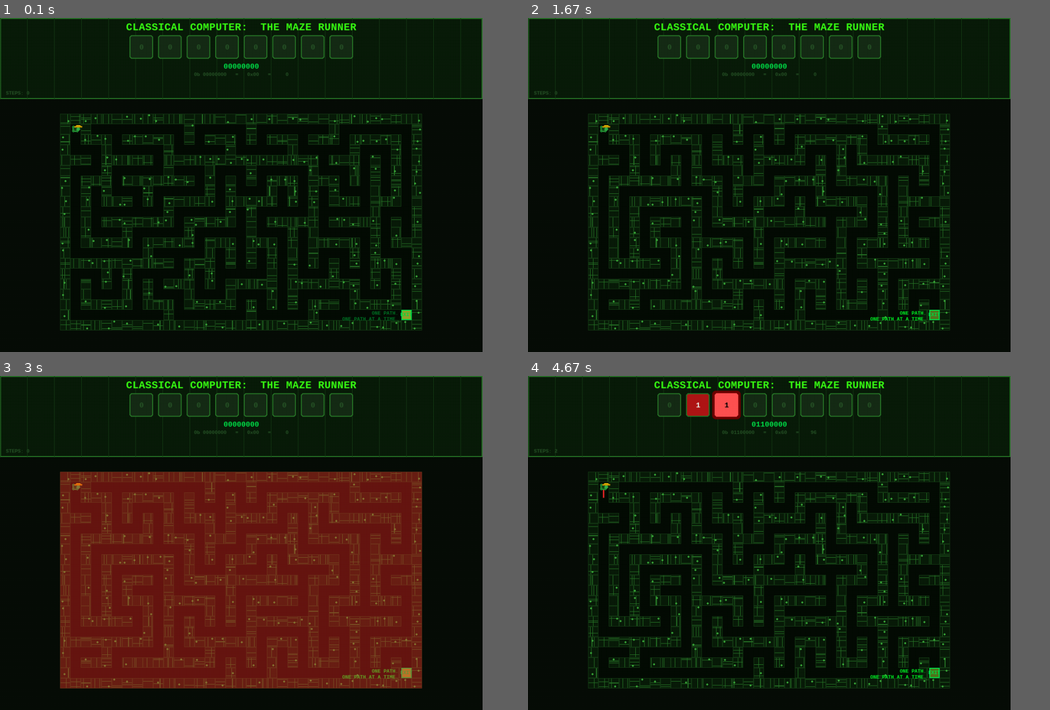
Above: before the commit, frames 1-4 (two rows, left to right).
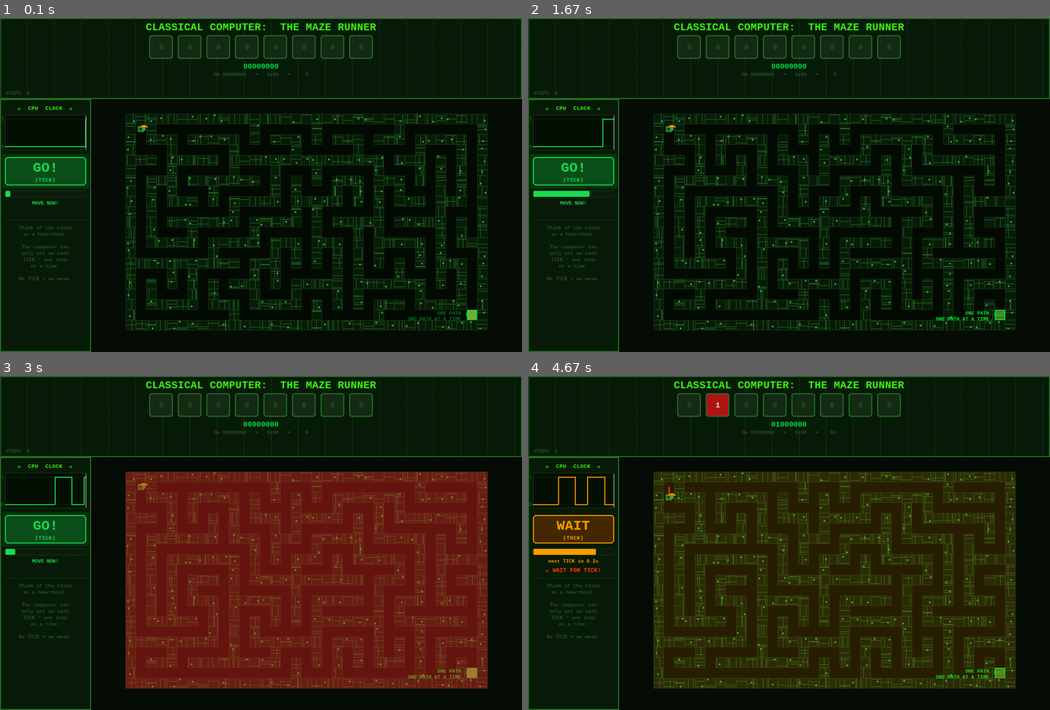
Above: after the commit, the same moments.

Repository: parzival1401/mobile_quantum-
Game: pygame game, started from classical_maze_pygame.py
Two runs of this game, one before a commit and one after it. Both use one fixed random seed, a clock stepped at 60 frames per second and the inputs below.
Inputs:
- Up to frame 1 (0.1 s): no input
- Up to frame 2 (1.67 s): hold R 0.33-0.8 s; hold Right 0.33-0.8 s; hold R 0.83-1.3 s; hold Right 0.83-1.3 s
- Up to frame 3 (3 s): hold Up 1.83-2.3 s; hold Right 2.33-2.8 s; hold Left from 2.83 s (still down)
- Up to frame 4 (4.67 s): release Left at 3.37 s; hold Down 3.4-3.87 s; hold Left 3.9-4.3 s; hold Up from 4.33 s (still down)
In our replay, the window is 832x577 before the commit and 900x577 after it. These sizes can differ from the game's own. Grey fills any space a smaller window leaves; there, only what the larger window draws over its background counts as a difference.

The runs differ from the first frame. In frame 1, 16% of the frame differs, in the area x 0-100%, y 0-100%; in frame 2, 17%; in frame 3, 25%; in frame 4, 51%.

Commit message:
Add CPU clock gate to pygame maze — move only on TICK
- Left panel shows live scrolling square wave (GO!/WAIT)
- Player input is blocked during TOCK phase; amber overlay + warning shown
- Progress bar counts down to next TICK with seconds remaining
- Non-technical heartbeat explanation in panel
- Clock: 70-frame TICK (1.2s), 50-frame TOCK (0.8s) at 60fps

Co-Authored-By: Claude Sonnet 4.6 <noreply@anthropic.com>

Diff:
--- a/classical_maze_pygame.py
+++ b/classical_maze_pygame.py
@@ -3,8 +3,12 @@
 =================================================================
 Quantum Exhibition  |  Classical vs Quantum Computing
 
-ZONE 1  (top 1/4 )  : 8-bit switch panel — one bit flips & glows red each move
-ZONE 2  (bottom 3/4): Circuit-board maze with animated turtle-in-hard-hat avatar
+ZONE 1  (top 1/4 )  : 8-bit switch panel  — one bit flips & glows red per move
+ZONE 2  (bottom 3/4): Clock panel (left) + Circuit-board maze (right)
+
+Clock rule: the player can ONLY move during the TICK (GO!) phase of the clock.
+            Trying to move during TOCK (WAIT) shows a warning and blocks the move.
+            This mirrors how a real CPU can only execute one instruction per clock cycle.
 
 Controls: Arrow keys   R = new maze   ESC = quit
 """
@@ -13,14 +17,16 @@
 import sys
 import random
 import math
+from collections import deque
 
 # ─────────────────────────────────────────────────────────────────────────────
 # Display
 # ─────────────────────────────────────────────────────────────────────────────
-WIDTH, HEIGHT = 980, 680
-ZONE1_H = 165          # bit-status panel  (≈ 1/4)
-ZONE2_H = HEIGHT - ZONE1_H
-FPS = 60
+WIDTH, HEIGHT  = 1060, 680
+ZONE1_H        = 165           # top bit-status panel  (≈ 1/4)
+ZONE2_H        = HEIGHT - ZONE1_H
+CLOCK_PANEL_W  = 185           # left clock column inside Zone 2
+FPS            = 60
 
 pygame.init()
 screen = pygame.display.set_mode((WIDTH, HEIGHT))
@@ -45,7 +51,10 @@
 BIT_ON      = (175, 22, 22)
 BIT_GLOW    = (255, 82, 82)
 DIM         = (40,  85, 40)
-DARK_GRN    = (15,  45, 15)
+AMBER       = (255, 160,  0)
+AMBER_DIM   = (100, 62,  0)
+GO_GREEN    = (30, 220, 80)
+GO_DIM      = (12,  80, 30)
 
 # ─────────────────────────────────────────────────────────────────────────────
 # Fonts
@@ -58,29 +67,46 @@
             pass
     return pygame.font.Font(None, size)
 
-F_TITLE = _font(21)
-F_MED   = _font(15)
-F_SM    = _font(12)
-F_LARGE = _font(30)
-F_XSM   = _font(10)
-
-# ─────────────────────────────────────────────────────────────────────────────
-# Maze parameters & generation
-# ─────────────────────────────────────────────────────────────────────────────
-MAZE_COLS, MAZE_ROWS = 17, 10   # logical cells  (larger = more complex path)
+F_TITLE  = _font(21)
+F_MED    = _font(15)
+F_SM     = _font(12)
+F_LARGE  = _font(30)
+F_XSM    = _font(10)
+F_CLOCK  = _font(28)        # big GO! / WAIT label
+F_CLKSUB = _font(11)
+
+# ─────────────────────────────────────────────────────────────────────────────
+# Clock constants
+# ─────────────────────────────────────────────────────────────────────────────
+CLOCK_PERIOD     = 120        # frames per full cycle  (2 s at 60 fps)
+CLOCK_TICK_FRAMES = 70        # frames the clock is HIGH  ("TICK / GO!")
+#                               remaining 50 frames = LOW  ("TOCK / WAIT")
+
+WAVE_W           = CLOCK_PANEL_W - 20   # pixels wide for the waveform
+WAVE_SAMPLES     = WAVE_W               # one sample per pixel column
+WAVE_SAMPLE_EVERY = 2                   # sample clock state every N frames
+
+# ─────────────────────────────────────────────────────────────────────────────
+# Maze parameters
+# ─────────────────────────────────────────────────────────────────────────────
+MAZE_COLS, MAZE_ROWS = 17, 10
 GRID_W = 2 * MAZE_COLS + 1
 GRID_H = 2 * MAZE_ROWS + 1
 
-CELL = min((ZONE2_H - 60) // GRID_H, (WIDTH - 40) // GRID_W)
-MAZE_PX_W = GRID_W * CELL
-MAZE_PX_H = GRID_H * CELL
-MAZE_OX   = (WIDTH - MAZE_PX_W) // 2
-MAZE_OY   = ZONE1_H + 30
+MAZE_AREA_W = WIDTH - CLOCK_PANEL_W
+CELL        = min((ZONE2_H - 60) // GRID_H, (MAZE_AREA_W - 30) // GRID_W)
+MAZE_PX_W   = GRID_W * CELL
+MAZE_PX_H   = GRID_H * CELL
+MAZE_OX     = CLOCK_PANEL_W + (MAZE_AREA_W - MAZE_PX_W) // 2
+MAZE_OY     = ZONE1_H + 30
 
 PLAYER_START = [1, 1]
 GOAL_POS     = [GRID_H - 2, GRID_W - 2]
 
 
+# ─────────────────────────────────────────────────────────────────────────────
+# Maze generation
+# ─────────────────────────────────────────────────────────────────────────────
 def generate_maze(cols, rows):
     gw, gh = 2 * cols + 1, 2 * rows + 1
     grid = [[True] * gw for _ in range(gh)]
@@ -105,7 +131,6 @@
 
 
 def build_wall_decor(maze):
-    """Pre-generate deterministic circuit-board decorations per wall cell."""
     decor = {}
     for r in range(GRID_H):
         for c in range(GRID_W):
@@ -130,8 +155,8 @@
         for c in range(GRID_W):
             x, y = c * CELL, r * CELL
             if maze[r][c]:
-                pygame.draw.rect(surf, PCB_DARK,  (x, y, CELL, CELL))
-                pygame.draw.rect(surf, PCB_MID,   (x, y, CELL, CELL), 1)
+                pygame.draw.rect(surf, PCB_DARK, (x, y, CELL, CELL))
+                pygame.draw.rect(surf, PCB_MID,  (x, y, CELL, CELL), 1)
                 for d in decor.get((r, c), []):
                     if d[0] == 'h':
                         pygame.draw.line(surf, PCB_TRACE,
@@ -145,9 +170,9 @@
 
 
 # ─────────────────────────────────────────────────────────────────────────────
-# Game state (mutable, reset-able)
-# ─────────────────────────────────────────────────────────────────────────────
-maze      = generate_maze(MAZE_COLS, MAZE_ROWS)
+# Game state
+# ─────────────────────────────────────────────────────────────────────────────
+maze       = generate_maze(MAZE_COLS, MAZE_ROWS)
 wall_decor = build_wall_decor(maze)
 maze_surf  = build_maze_surface(maze, wall_decor)
 
@@ -162,11 +187,19 @@
 wall_flash = 0
 tick       = 0
 
+# Clock state
+clock_phase   = 0          # frame index within current period (0 … CLOCK_PERIOD-1)
+clk_history   = deque([0] * WAVE_SAMPLES, maxlen=WAVE_SAMPLES)  # 0=LOW, 1=HIGH
+clk_blocked   = 0          # frames to show "wait for tick!" warning
+
+
+def clock_is_high():
+    return clock_phase < CLOCK_TICK_FRAMES
+
 
 # ─────────────────────────────────────────────────────────────────────────────
 # Helpers
 # ─────────────────────────────────────────────────────────────────────────────
-
 def cell_center(row, col):
     return (MAZE_OX + col * CELL + CELL // 2,
             MAZE_OY + row * CELL + CELL // 2)
@@ -175,20 +208,15 @@
 # ─────────────────────────────────────────────────────────────────────────────
 # Drawing — Zone 1: bit panel
 # ─────────────────────────────────────────────────────────────────────────────
-
 def draw_bit_panel():
     pygame.draw.rect(screen, PCB_DARK, (0, 0, WIDTH, ZONE1_H))
     pygame.draw.rect(screen, PCB_TRACE, (0, 0, WIDTH, ZONE1_H), 2)
-
-    # Subtle vertical lines (PCB feel)
     for x in range(0, WIDTH, 55):
         pygame.draw.line(screen, PCB_MID, (x, 0), (x, ZONE1_H))
 
-    # Title
     t = F_TITLE.render("CLASSICAL COMPUTER:  THE MAZE RUNNER", True, NEON_GREEN)
     screen.blit(t, ((WIDTH - t.get_width()) // 2, 7))
 
-    # 8 bit switches
     BW, BH = 48, 48
     GAP    = 10
     TW     = 8 * BW + 7 * GAP
@@ -215,28 +243,179 @@
         screen.blit(v, (rect.centerx - v.get_width() // 2,
                         rect.centery - v.get_height() // 2))
 
-    # Binary string + decoded value
     bin_str = "".join(str(b) for b in bits)
     dec_val = int(bin_str, 2)
-
     bs = F_MED.render(bin_str, True, BRIGHT_GRN)
     screen.blit(bs, ((WIDTH - bs.get_width()) // 2, by + BH + 7))
-
     dv = F_XSM.render(
-        f"0b {bin_str}   =   0x{dec_val:02X}   =   {dec_val:3d}",
-        True, DIM,
-    )
+        f"0b {bin_str}   =   0x{dec_val:02X}   =   {dec_val:3d}", True, DIM)
     screen.blit(dv, ((WIDTH - dv.get_width()) // 2, by + BH + 26))
-
-    # Step counter
     sc = F_XSM.render(f"STEPS: {move_count}", True, DIM)
     screen.blit(sc, (12, ZONE1_H - 18))
 
 
 # ─────────────────────────────────────────────────────────────────────────────
+# Drawing — Clock panel  (left side of Zone 2)
+# ─────────────────────────────────────────────────────────────────────────────
+def draw_clock_panel():
+    px, py = 0, ZONE1_H
+    pw, ph = CLOCK_PANEL_W, ZONE2_H
+
+    # Background
+    pygame.draw.rect(screen, PCB_DARK, (px, py, pw, ph))
+    pygame.draw.rect(screen, PCB_TRACE, (px, py, pw, ph), 2)
+
+    is_high = clock_is_high()
+    y = py + 12
+
+    # ── Title ────────────────────────────────────────────────────────────
+    title = F_CLKSUB.render("⚡  CPU  CLOCK  ⚡", True, NEON_GREEN)
+    screen.blit(title, (px + (pw - title.get_width()) // 2, y))
+    y += 20
+
+    # ── Square wave ──────────────────────────────────────────────────────
+    wave_x  = px + 10
+    wave_y  = y
+    wave_h  = 72
+    high_y  = wave_y + 8           # y for HIGH level line
+    low_y   = wave_y + wave_h - 8  # y for LOW level line
+
+    # Wave background box
+    pygame.draw.rect(screen, (5, 18, 5), (wave_x, wave_y, WAVE_W, wave_h))
+    pygame.draw.rect(screen, PCB_MID,   (wave_x, wave_y, WAVE_W, wave_h), 1)
+
+    # Reference lines (dim)
+    pygame.draw.line(screen, (15, 40, 15), (wave_x, high_y), (wave_x + WAVE_W, high_y), 1)
+    pygame.draw.line(screen, (15, 40, 15), (wave_x, low_y),  (wave_x + WAVE_W, low_y),  1)
+
+    # Draw waveform as a polyline
+    hist = list(clk_history)
+    pts  = []
+    for i, s in enumerate(hist):
+        xp = wave_x + i
+        yp = high_y if s else low_y
+        # Insert vertical segment on transitions
+        if i > 0 and hist[i] != hist[i - 1]:
+            pts.append((xp, high_y if hist[i - 1] else low_y))
+        pts.append((xp, yp))
+
+    if len(pts) >= 2:
+        wave_color = GO_GREEN if is_high else AMBER
+        pygame.draw.lines(screen, wave_color, False, pts, 2)
+
+    # Cursor — bright vertical line at rightmost sample
+    cursor_x = wave_x + WAVE_W - 1
+    pygame.draw.line(screen, WHITE, (cursor_x, wave_y + 2), (cursor_x, wave_y + wave_h - 2), 1)
+
+    # Labels "1" / "0" on the side
+    lbl1 = F_XSM.render("1", True, DIM)
+    lbl0 = F_XSM.render("0", True, DIM)
+    screen.blit(lbl1, (wave_x - 8, high_y - 5))
+    screen.blit(lbl0, (wave_x - 8, low_y  - 5))
+
+    y += wave_h + 14
+
+    # ── Big state indicator ───────────────────────────────────────────────
+    ind_w, ind_h = pw - 20, 58
+    ind_x = px + 10
+    ind_y = y
+
+    if is_high:
+        bg_col   = (12, 80, 28)
+        border_c = GO_GREEN
+        label    = "GO!"
+        sub      = "(TICK)"
+        txt_col  = GO_GREEN
+    else:
+        bg_col   = (70, 42, 0)
+        border_c = AMBER
+        label    = "WAIT"
+        sub      = "(TOCK)"
+        txt_col  = AMBER
+
+    # Glow behind box when GO
+    if is_high:
+        pulse = 0.6 + 0.4 * math.sin(tick * 0.15)
+        glow_surf = pygame.Surface((ind_w + 12, ind_h + 12), pygame.SRCALPHA)
+        glow_surf.fill((0, int(180 * pulse), 40, 50))
+        screen.blit(glow_surf, (ind_x - 6, ind_y - 6))
+
+    pygame.draw.rect(screen, bg_col,   (ind_x, ind_y, ind_w, ind_h), border_radius=6)
+    pygame.draw.rect(screen, border_c, (ind_x, ind_y, ind_w, ind_h), 2, border_radius=6)
+
+    lbl  = F_CLOCK.render(label, True, txt_col)
+    slbl = F_CLKSUB.render(sub,  True, border_c)
+    screen.blit(lbl,  (ind_x + (ind_w - lbl.get_width())  // 2, ind_y + 6))
+    screen.blit(slbl, (ind_x + (ind_w - slbl.get_width()) // 2, ind_y + ind_h - 18))
+
+    y += ind_h + 10
+
+    # ── Progress bar for current phase ───────────────────────────────────
+    bar_w   = pw - 20
+    bar_h   = 14
+    bar_x   = px + 10
+    bar_y   = y
+
+    if is_high:
+        phase_progress = clock_phase / CLOCK_TICK_FRAMES
+        bar_color = GO_GREEN
+    else:
+        phase_progress = (clock_phase - CLOCK_TICK_FRAMES) / (CLOCK_PERIOD - CLOCK_TICK_FRAMES)
+        bar_color = AMBER
+
+    filled = int(bar_w * phase_progress)
+    pygame.draw.rect(screen, (15, 30, 15), (bar_x, bar_y, bar_w, bar_h), border_radius=3)
+    if filled > 0:
+        pygame.draw.rect(screen, bar_color, (bar_x, bar_y, filled, bar_h), border_radius=3)
+    pygame.draw.rect(screen, PCB_MID, (bar_x, bar_y, bar_w, bar_h), 1, border_radius=3)
+
+    y += bar_h + 6
+
+    # Countdown text
+    if is_high:
+        frames_left = CLOCK_TICK_FRAMES - clock_phase
+    else:
+        frames_left = CLOCK_PERIOD - clock_phase
+    secs_left = frames_left / FPS
+    cdlbl = "MOVE NOW!" if is_high else f"next TICK in {secs_left:.1f}s"
+    cd = F_XSM.render(cdlbl, True, bar_color)
+    screen.blit(cd, (px + (pw - cd.get_width()) // 2, y))
+    y += 18
+
+    # ── Blocked warning ───────────────────────────────────────────────────
+    if clk_blocked > 0:
+        alpha   = int(255 * min(clk_blocked / 20, 1.0))
+        blink   = (tick // 6) % 2 == 0
+        if blink:
+            wt = F_SM.render("⛔ WAIT FOR TICK!", True, (255, alpha // 2, 0))
+            screen.blit(wt, (px + (pw - wt.get_width()) // 2, y))
+    y += 22
+
+    # ── Divider ───────────────────────────────────────────────────────────
+    pygame.draw.line(screen, PCB_MID, (px + 10, y), (px + pw - 10, y))
+    y += 10
+
+    # ── Non-technical explanation ─────────────────────────────────────────
+    lines = [
+        "Think of the clock",
+        "as a heartbeat.",
+        "",
+        "The computer can",
+        "only act on each",
+        "TICK — one step",
+        "at a time.",
+        "",
+        "No TICK = no move.",
+    ]
+    for line in lines:
+        t = F_XSM.render(line, True, DIM)
+        screen.blit(t, (px + (pw - t.get_width()) // 2, y))
+        y += 13
+
+
+# ─────────────────────────────────────────────────────────────────────────────
 # Drawing — Zone 2: maze elements
 # ─────────────────────────────────────────────────────────────────────────────
-
 def draw_path_trail():
     if len(path) < 2:
         return
@@ -258,10 +437,8 @@
     screen.blit(et, (gx + (CELL - et.get_width()) // 2,
                      gy + (CELL - et.get_height()) // 2))
 
-    # "ONE PATH AT A TIME." glowing text — positioned left of exit
     alpha = int(90 + 160 * abs(math.sin(tick * 0.035)))
     glow  = (0, min(255, alpha), 38)
-
     t1 = F_XSM.render("ONE PATH.", True, glow)
     t2 = F_XSM.render("ONE PATH AT A TIME.", True, glow)
     tx = gx - t2.get_width() - 6
@@ -276,42 +453,44 @@
     screen.blit(fs, (MAZE_OX, MAZE_OY))
 
 
+def draw_clock_blocked_overlay():
+    """Amber tint on maze when player tries to move during TOCK."""
+    alpha = int(120 * clk_blocked / 25)
+    fs    = pygame.Surface((MAZE_PX_W, MAZE_PX_H), pygame.SRCALPHA)
+    fs.fill((200, 120, 0, alpha))
+    screen.blit(fs, (MAZE_OX, MAZE_OY))
+
+
 def draw_turtle(row, col):
     cx, cy = cell_center(row, col)
     r = max(CELL // 2 - 2, 8)
 
-    # Legs (4 rounded bumps)
     leg_c = (28, 130, 48)
     leg_r = max(3, r // 4)
     for dx, dy in [(r - 4, -(r - 4)), (r - 4, r - 4),
                    (-(r - 4), -(r - 4)), (-(r - 4), r - 4)]:
         pygame.draw.circle(screen, leg_c, (cx + dx, cy + dy), leg_r)
 
-    # Shell body
     shell_rect = pygame.Rect(cx - r + 2, cy - r + 2, 2 * r - 4, 2 * r - 4)
     pygame.draw.ellipse(screen, (24, 95, 34), shell_rect)
 
-    # Shell hex pattern
     inner = max(2, r // 3)
-    pygame.draw.circle(screen, (16, 65, 22), (cx,           cy),           inner)
-    pygame.draw.circle(screen, (16, 65, 22), (cx - r // 3,  cy - r // 3), inner - 1)
-    pygame.draw.circle(screen, (16, 65, 22), (cx + r // 3,  cy - r // 3), inner - 1)
-    pygame.draw.circle(screen, (16, 65, 22), (cx,           cy + r // 3), inner - 1)
+    pygame.draw.circle(screen, (16, 65, 22), (cx,          cy),          inner)
+    pygame.draw.circle(screen, (16, 65, 22), (cx - r // 3, cy - r // 3), inner - 1)
+    pygame.draw.circle(screen, (16, 65, 22), (cx + r // 3, cy - r // 3), inner - 1)
+    pygame.draw.circle(screen, (16, 65, 22), (cx,          cy + r // 3), inner - 1)
     pygame.draw.ellipse(screen, (42, 155, 55), shell_rect, 2)
 
-    # Head (right side, moving direction)
     hx = cx + r - 2
     pygame.draw.circle(screen, (50, 175, 68), (hx, cy), max(4, r // 3))
 
-    # Hard hat (yellow)
     hw    = max(10, r // 2 + 5)
     hh    = max(5,  r // 4 + 2)
     hat_y = cy - r // 3 - hh - 1
     pygame.draw.rect(screen, (220, 180, 0),
                      (hx - hw // 2, hat_y, hw, hh), border_radius=2)
     pygame.draw.rect(screen, (200, 150, 0),
-                     (hx - hw // 2 - 3, hat_y + hh - 3, hw + 6, 3),
-                     border_radius=1)
+                     (hx - hw // 2 - 3, hat_y + hh - 3, hw + 6, 3), border_radius=1)
 
 
 def draw_win():
@@ -319,9 +498,6 @@
     ov.fill((0, 0, 0, 175))
     screen.blit(ov, (0, 0))
 
-    pulse = 0.5 + 0.5 * math.sin(tick * 0.08)
-    gc    = (int(200 * pulse), int(200 + 55 * pulse), 0)
-
     t1 = F_LARGE.render("PATH COMPLETE!", True, GOLD)
     t2 = F_MED.render("One path.  One solution.  Sequential.", True, BRIGHT_GRN)
     t3 = F_SM.render(f"Total moves: {move_count}         Press R to play again", True, DIM)
@@ -335,11 +511,15 @@
 # ─────────────────────────────────────────────────────────────────────────────
 # Game logic
 # ─────────────────────────────────────────────────────────────────────────────
-
 def attempt_move(dr, dc):
-    global move_count, active_bit, bit_flash, wall_flash, won
+    global move_count, active_bit, bit_flash, wall_flash, won, clk_blocked
 
     if won:
+        return
+
+    # ── Clock gate: only allow movement during TICK (HIGH) phase ──────────
+    if not clock_is_high():
+        clk_blocked = 30   # show warning for 30 frames
         return
 
     nr, nc = player[0] + dr, player[1] + dc
@@ -364,6 +544,7 @@
     global maze, wall_decor, maze_surf
     global player, path, move_count, won
     global bits, active_bit, bit_flash, wall_flash, tick
+    global clock_phase, clk_history, clk_blocked
 
     maze       = generate_maze(MAZE_COLS, MAZE_ROWS)
     wall_decor = build_wall_decor(maze)
@@ -378,49 +559,53 @@
     bit_flash  = 0
     wall_flash = 0
     tick       = 0
+    clock_phase  = 0
+    clk_history  = deque([0] * WAVE_SAMPLES, maxlen=WAVE_SAMPLES)
+    clk_blocked  = 0
 
 
 # ─────────────────────────────────────────────────────────────────────────────
 # Main loop
 # ─────────────────────────────────────────────────────────────────────────────
-
 def main():
-    global bit_flash, wall_flash, tick
+    global bit_flash, wall_flash, tick, clock_phase, clk_blocked
 
     while True:
         clock.tick(FPS)
-        tick += 1
+        tick       += 1
+        clock_phase = tick % CLOCK_PERIOD
+
+        # Sample waveform history every N frames
+        if tick % WAVE_SAMPLE_EVERY == 0:
+            clk_history.append(1 if clock_is_high() else 0)
 
         for event in pygame.event.get():
             if event.type == pygame.QUIT:
-                pygame.quit()
-                sys.exit()
+                pygame.quit(); sys.exit()
             elif event.type == pygame.KEYDOWN:
-                if   event.key == pygame.K_ESCAPE:  pygame.quit(); sys.exit()
-                elif event.key == pygame.K_r:        reset_game()
-                elif event.key == pygame.K_UP:       attempt_move(-1,  0)
-                elif event.key == pygame.K_DOWN:     attempt_move( 1,  0)
-                elif event.key == pygame.K_LEFT:     attempt_move( 0, -1)
-                elif event.key == pygame.K_RIGHT:    attempt_move( 0,  1)
-
-        if bit_flash  > 0: bit_flash  -= 1
-        if wall_flash > 0: wall_flash -= 1
+                if   event.key == pygame.K_ESCAPE: pygame.quit(); sys.exit()
+                elif event.key == pygame.K_r:       reset_game()
+                elif event.key == pygame.K_UP:      attempt_move(-1,  0)
+                elif event.key == pygame.K_DOWN:    attempt_move( 1,  0)
+                elif event.key == pygame.K_LEFT:    attempt_move( 0, -1)
+                elif event.key == pygame.K_RIGHT:   attempt_move( 0,  1)
+
+        if bit_flash    > 0: bit_flash    -= 1
+        if wall_flash   > 0: wall_flash   -= 1
+        if clk_blocked  > 0: clk_blocked  -= 1
 
         # ── Render ────────────────────────────────────────────────────────
         screen.fill(BG)
-
-        draw_bit_panel()                               # Zone 1
-
-        screen.blit(maze_surf, (MAZE_OX, MAZE_OY))    # Zone 2: circuit walls
-        draw_path_trail()                              # red trail
-        draw_goal()                                    # pulsing exit + text
-        draw_turtle(player[0], player[1])              # avatar
-
-        if wall_flash > 0:
-            draw_wall_flash()                          # red flash on collision
-
-        if won:
-            draw_win()                                 # victory overlay
+        draw_bit_panel()                              # Zone 1 — top
+        draw_clock_panel()                            # Zone 2 left — clock
+        screen.blit(maze_surf, (MAZE_OX, MAZE_OY))   # Zone 2 right — maze walls
+        draw_path_trail()                             # red trail
+        draw_goal()                                   # pulsing exit
+        draw_turtle(player[0], player[1])             # avatar
+
+        if wall_flash  > 0: draw_wall_flash()
+        if clk_blocked > 0: draw_clock_blocked_overlay()
+        if won:             draw_win()
 
         pygame.display.flip()
 
